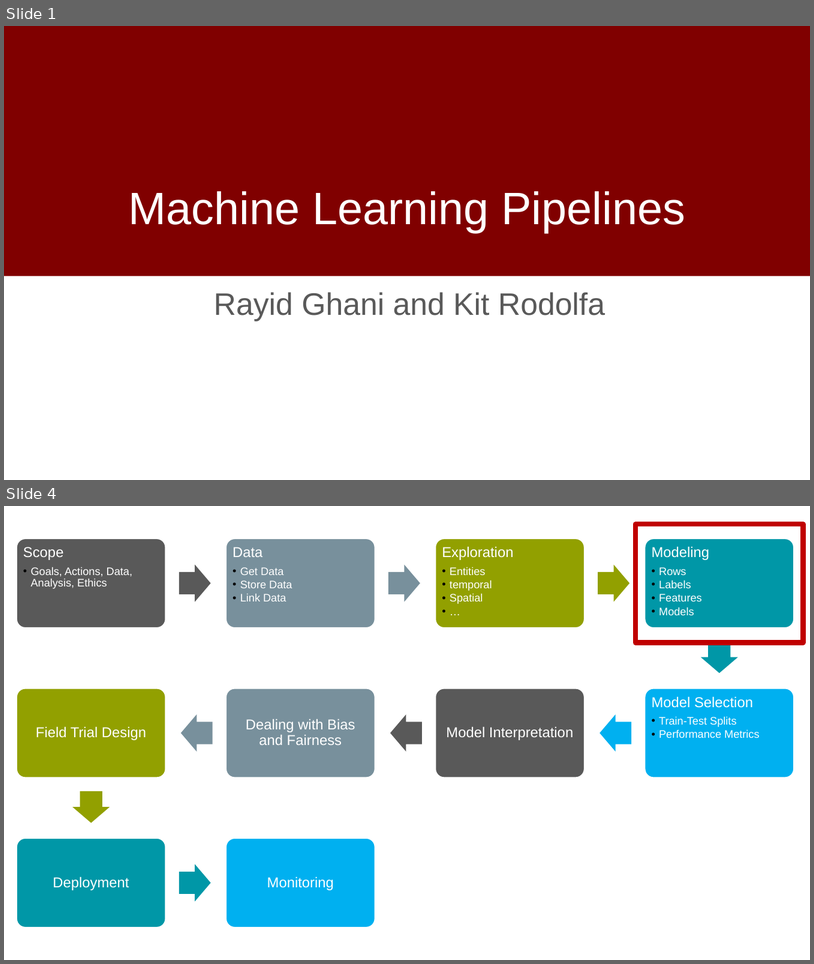
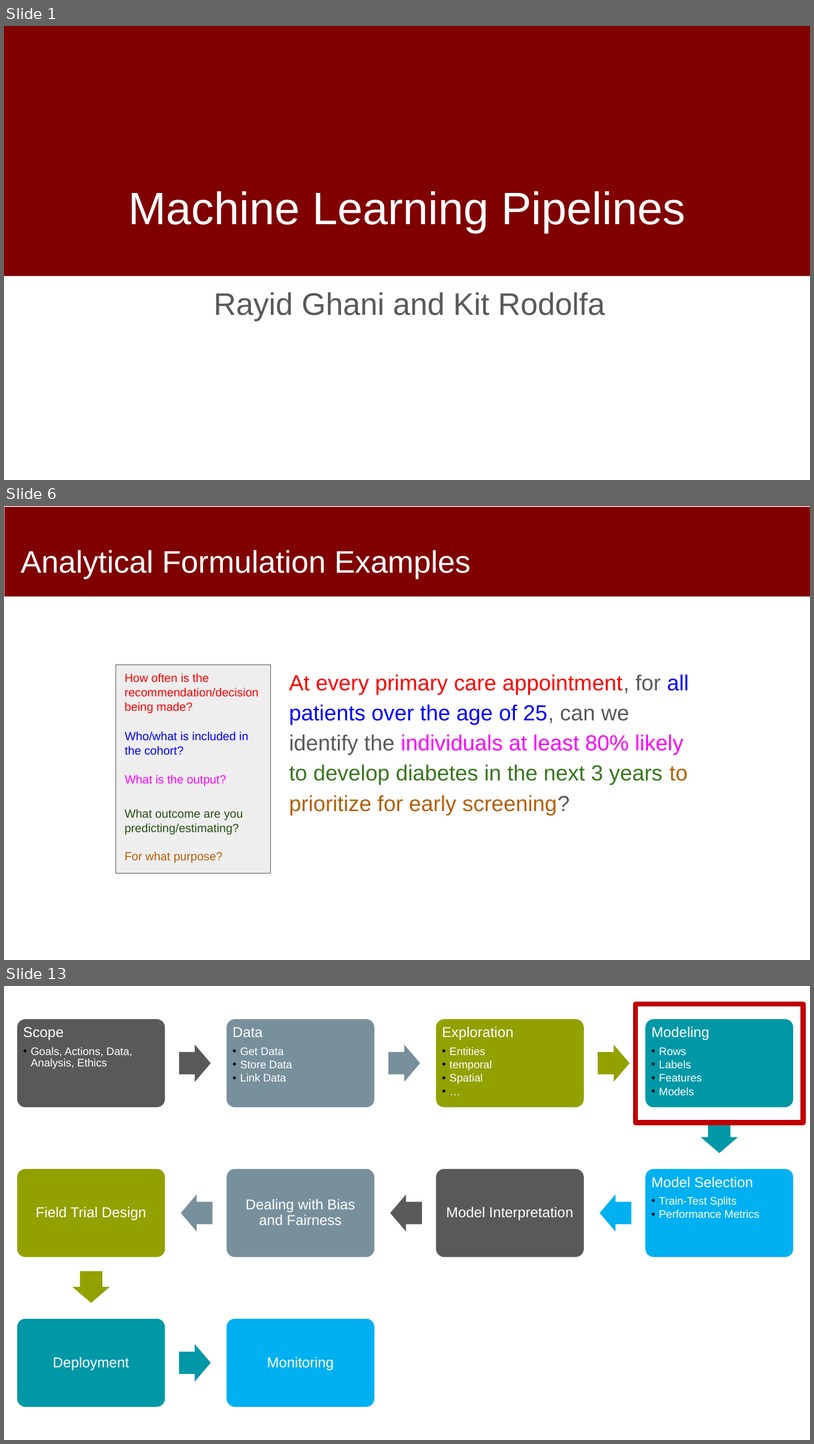
Before and after one commit to dssg/mlforpublicpolicylab, a slide deck: 04 - Machine Learning Pipelines/Machine-Learning-Pipelines.pptx. Shown one above the other, each under a label of ours: slides 1 and 4 before the commit, slides 1, 6 and 13 after it; the slides between them are not shown. The pictures are 814x964 and 814x1444 pixels, drawn with LibreOffice and Linux fonts; fonts in the diff are those of the drawing; background and template pictures are left out. Boxes give left, top, right and bottom in pixels: in the first picture for what was removed or moved away, otherwise in the second. Text is boxed around its words. In the diff, an @@ line names an element or a change of style, - is before the commit and + after.

```diff
--- a/04 - Machine Learning Pipelines/Machine-Learning-Pipelines.pptx
+++ b/04 - Machine Learning Pipelines/Machine-Learning-Pipelines.pptx
@@ slide 6 added at [4, 506, 810, 960], background #FFFFFF @@
@@ rectangle added at [5, 507, 810, 596], fill #800000 @@
@@ title added at [21, 550, 471, 579], 37 pt, text #FFFFFF @@
+Analytical Formulation Examples
@@ rectangle added at [116, 664, 271, 873], fill #EEEEEE, outline #595959 0.75 pt @@
@@ text added at [125, 673, 259, 713], 14 pt, text #FF0000 @@
+How often is the recommendation/decision being made?
@@ text added at [289, 674, 689, 815], 26 pt, text #38761D @@
+At every primary care appointment, for all patients over the age of 25, can we identify the individuals at least 80% likely to develop diabetes in the next 3 years to prioritize for early screening?
@@ text added at [125, 731, 248, 755], 14 pt, text #0000FF @@
+Who/what is included in the cohort?
@@ text added at [125, 774, 226, 786], 14 pt, text #FF00FF @@
+What is the output?
@@ text added at [125, 808, 243, 862], 14 pt, text #274E13 @@
+What outcome are you predicting/estimating?
+For what purpose?
@@ what was slide 4 is now slide 13 @@
```
Also in this commit, not shown: 2 slides changed, 50 other slides added, 1 slide removed, 1 other file.
